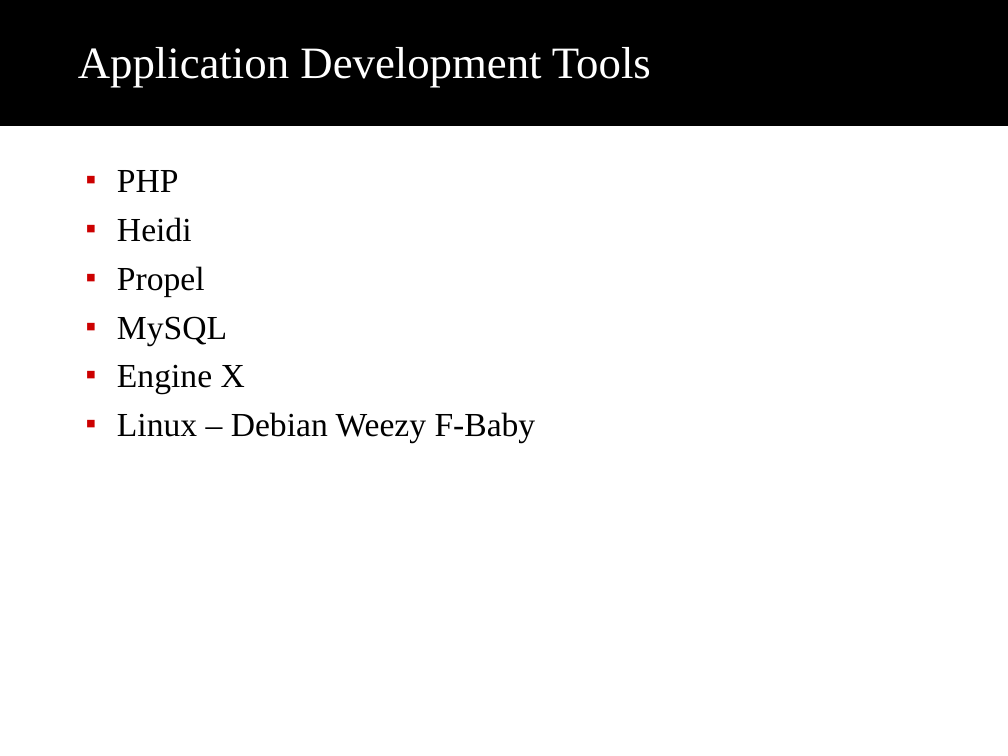
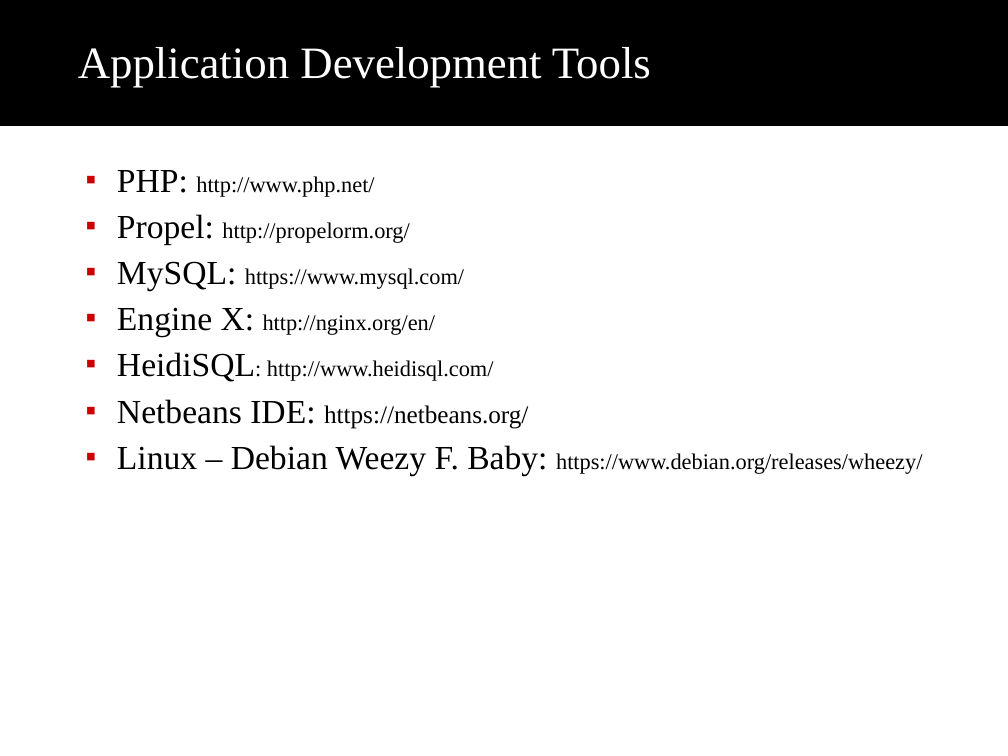
Before and after one commit to mothepro/University-Database, a slide deck: slide 2 of extras/Poon Tycoon Inc..ppt. Drawn at 1008x756 pixels with LibreOffice and Linux fonts; fonts in the diff are those of the drawing; background and template pictures are left out. Boxes give left, top, right and bottom in pixels: in the first picture for what was removed or moved away, otherwise in the second. Text is boxed around its words. In the diff, an @@ line names an element or a change of style, - is before the commit and + after.

```diff
--- a/extras/Poon Tycoon Inc..ppt
+++ b/extras/Poon Tycoon Inc..ppt
@@ text at <box>117,170,922,475</box>: text changed; size 24 to 16 pt @@
-  ▪ PHP
-  ▪ Heidi
-  ▪ Propel
-  ▪ MySQL
-  ▪ Engine X
-  ▪ Linux – Debian Weezy F-Baby
+  ▪ PHP: http://www.php.net/
+  ▪ Propel: http://propelorm.org/
+  ▪ MySQL: https://www.mysql.com/
+  ▪ Engine X: http://nginx.org/en/
+  ▪ HeidiSQL: http://www.heidisql.com/
+  ▪ Netbeans IDE: https://netbeans.org/
+  ▪ Linux – Debian Weezy F. Baby: https://www.debian.org/releases/wheezy/
```
Also in this commit, not shown: 2 other slides changed.
